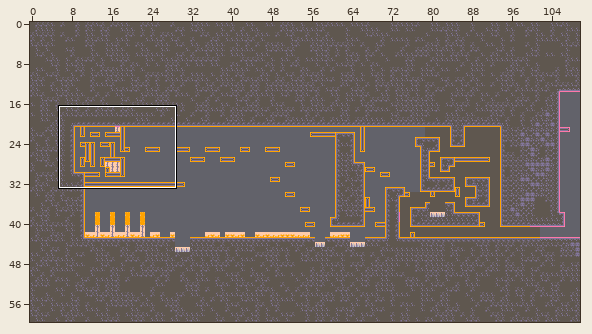
A Tiled map gets an edit: res/maps/simple_map.tmx. Above: a wide view before the commit, with the close-up outlined.
Close-up. As it was:
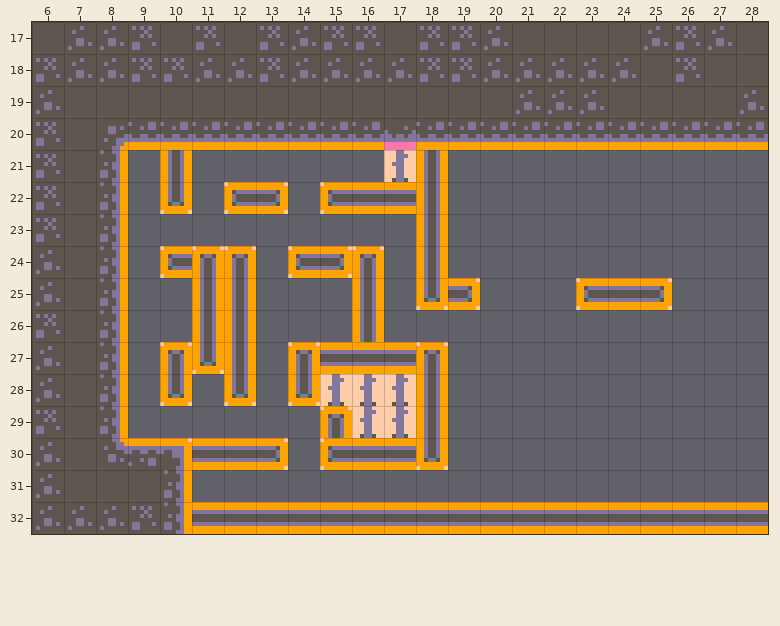
Cells are 8x8 px. Shown: x 6..28, y 17..32. The commit also changed other parts of the map, which this record leaves out.
New version:
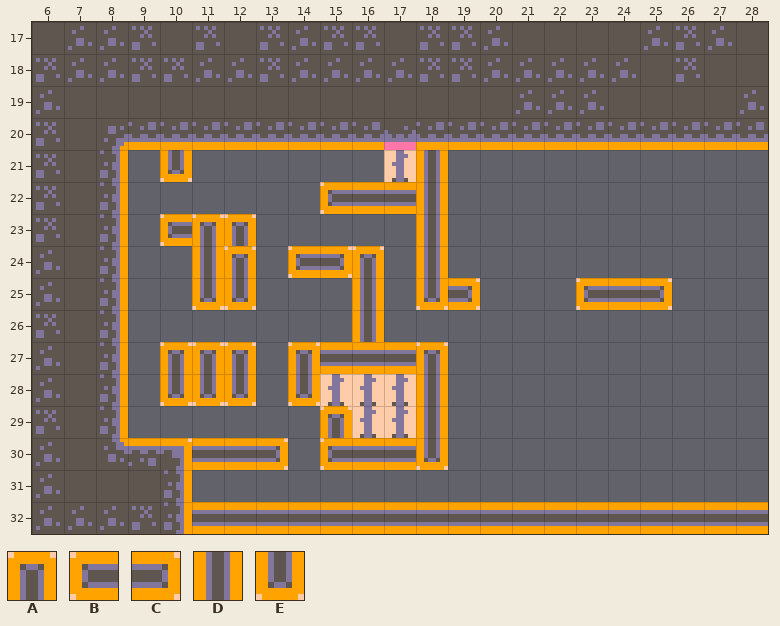
Key: from "tilemap_packed": A 47, B 48, C 50, D 62, E 77.
_ is an empty cell.
Changes in this commit:
Layer "Collisions":
The author changed tile D to tile A in row 27 at x 12.
The author changed tile E to tile A in row 27 at x 11.
Tile A now appears in row 23 at x 11 to 12.
Tile B now appears in row 23 at x 10.
The author changed tile A to tile D in row 24 at x 11.
The author changed tile D to tile E in row 21 at x 10; in row 25 at x 11 to 12.
Tile E now appears in row 28 at x 11.
Tile B is removed in row 22 at x 12; in row 24 at x 10.
Tile C is removed in row 22 at x 13.
Tile D is removed in row 26 at x 11 to 12.
Tile E is removed in row 22 at x 10.
